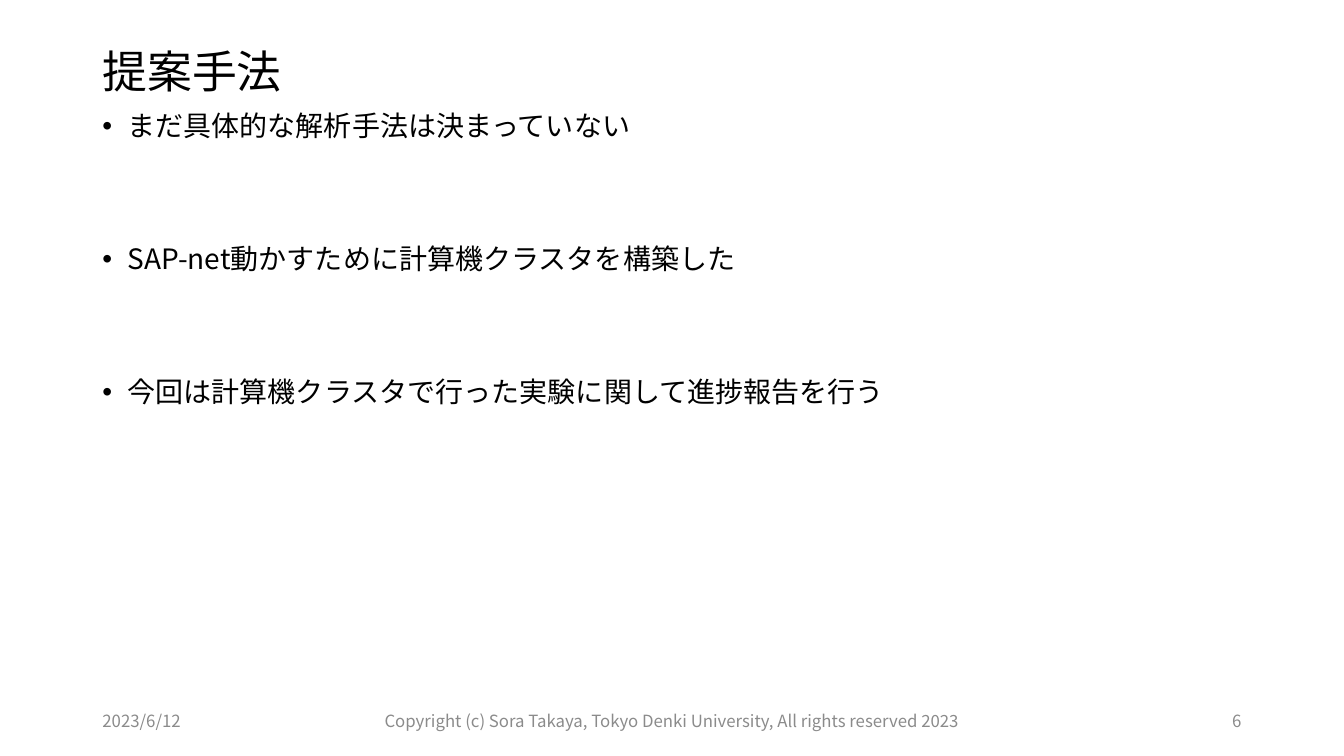
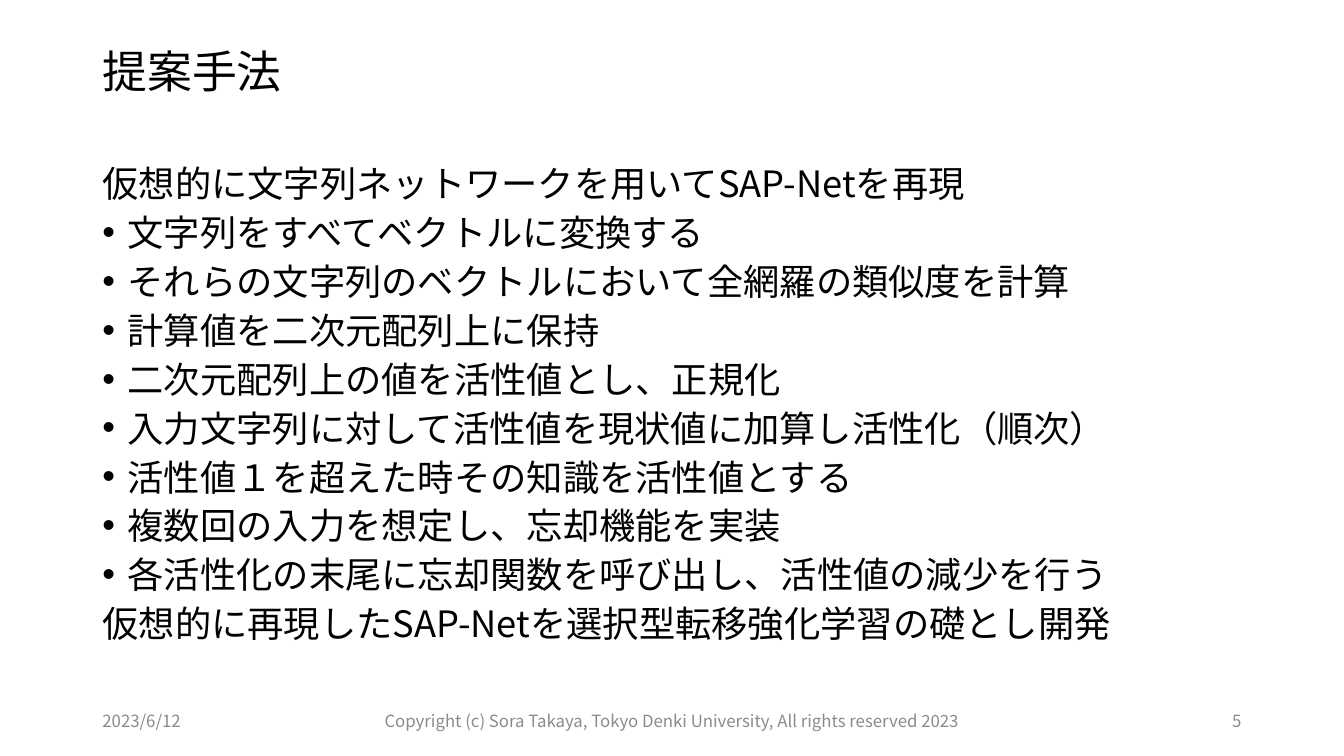
Before and after one commit to Tsora1216/Intelligent_Information_System_Lab, a slide deck: slide 5 of 990_【火】研究会/20230613_01_高矢_研究会/20230613_高矢_研究会.pptx (slide 6 before the commit). Drawn at 1344x756 pixels with LibreOffice and Linux fonts; fonts in the diff are those of the drawing. Boxes give left, top, right and bottom in pixels: in the first picture for what was removed or moved away, otherwise in the second. Text is boxed around its words. In the diff, an @@ line names an element or a change of style, - is before the commit and + after.

```diff
--- a/990_【火】研究会/20230613_01_高矢_研究会/20230613_高矢_研究会.pptx
+++ b/990_【火】研究会/20230613_01_高矢_研究会/20230613_高矢_研究会.pptx
@@ text at <box>102,166,1110,640</box>: text changed; size 20 to 25.9 pt @@
-• まだ具体的な解析手法は決まっていない
-• SAP-net動かすために計算機クラスタを構築した
-• 今回は計算機クラスタで行った実験に関して進捗報告を行う
+仮想的に文字列ネットワークを用いてSAP-Netを再現
+• 文字列をすべてベクトルに変換する
+• それらの文字列のベクトルにおいて全網羅の類似度を計算
+• 計算値を二次元配列上に保持
+• 二次元配列上の値を活性値とし、正規化
+• 入力文字列に対して活性値を現状値に加算し活性化（順次）
+• 活性値１を超えた時その知識を活性値とする
+• 複数回の入力を想定し、忘却機能を実装
+• 各活性化の末尾に忘却関数を呼び出し、活性値の減少を行う
+仮想的に再現したSAP-Netを選択型転移強化学習の礎とし開発
@@ page number at <box>1232,715,1241,727</box>: text changed @@
-6
+5
```
Also in this commit, not shown: 9 other slides changed, 2 slides added, 1 slide removed, 17 other files.
